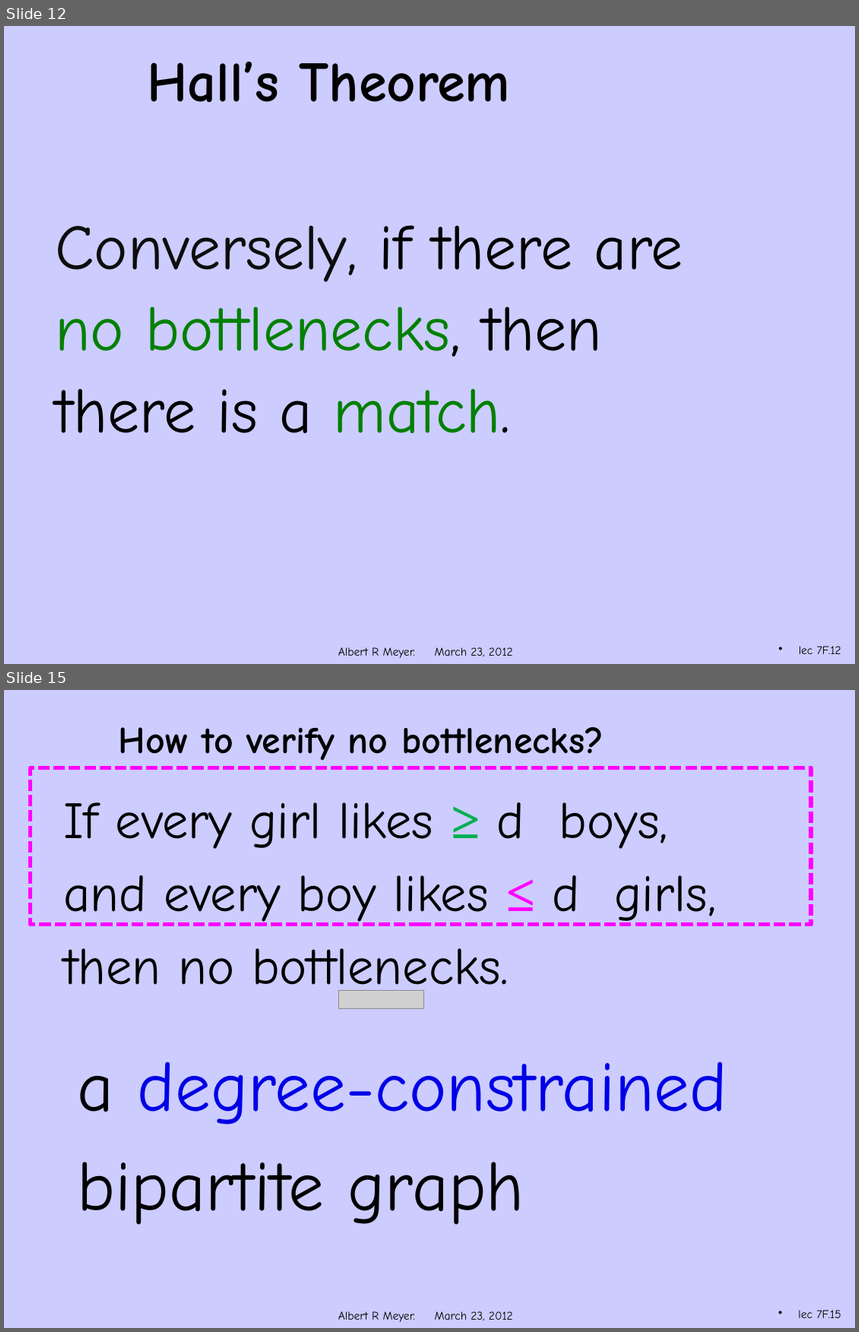
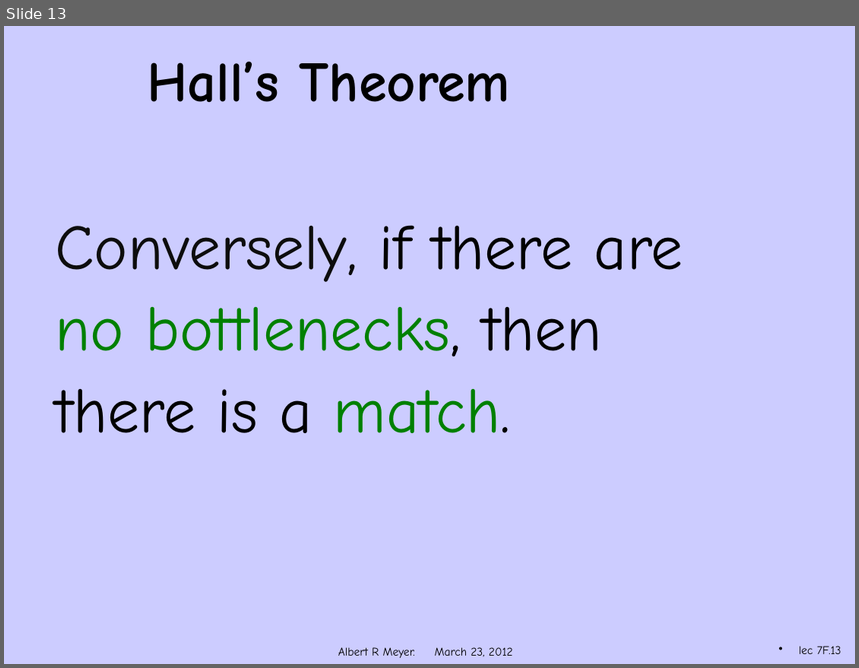
Before and after one commit to armeyer/mcs_web, a slide deck: spring12/slidesS12/bipartite-matching.pptx. Shown one above the other, each under a label of ours: slides 12 and 15 before the commit, slide 13 after it; the slides between them are not shown. The pictures are 859x1332 and 859x668 pixels, drawn with LibreOffice and Linux fonts; fonts in the diff are those of the drawing; grey boxes stand for pictures; background and template pictures are left out. Boxes give left, top, right and bottom in pixels: in the first picture for what was removed or moved away, otherwise in the second. Text is boxed around its words. In the diff, an @@ line names an element or a change of style, - is before the commit and + after.

Commit message:
add hall-proof.pptx, edit bipartite-matching.pptx

```diff
--- a/spring12/slidesS12/bipartite-matching.pptx
+++ b/spring12/slidesS12/bipartite-matching.pptx
@@ slide 15 removed at bbox=[4, 690, 855, 1328], background #CCCCFF; not listed: 1 template element that a slide beside it also shows @@
@@ text removed at bbox=[119, 727, 604, 760] @@
-How to verify no bottlenecks?
@@ rectangle removed at bbox=[31, 768, 811, 924] @@
@@ text removed at bbox=[63, 802, 717, 1000] @@
-If every girl likes ≥ d boys,
-and every boy likes ≤ d girls,
-then no bottlenecks.
@@ picture removed at bbox=[338, 990, 424, 1009] @@
@@ text removed at bbox=[78, 1062, 728, 1225] @@
-a degree-constrained
-bipartite graph
@@ page number removed at bbox=[798, 1310, 842, 1319] @@
-lec 7F.15
@@ what was slide 12 is now slide 13 @@
@@ page number at bbox=[799, 646, 842, 655]: text changed @@
-lec 7F.12
+lec 7F.13
```
Also in this commit, not shown: 3 slides changed, 1 slide added, 2 other slides removed, 1 other file.
